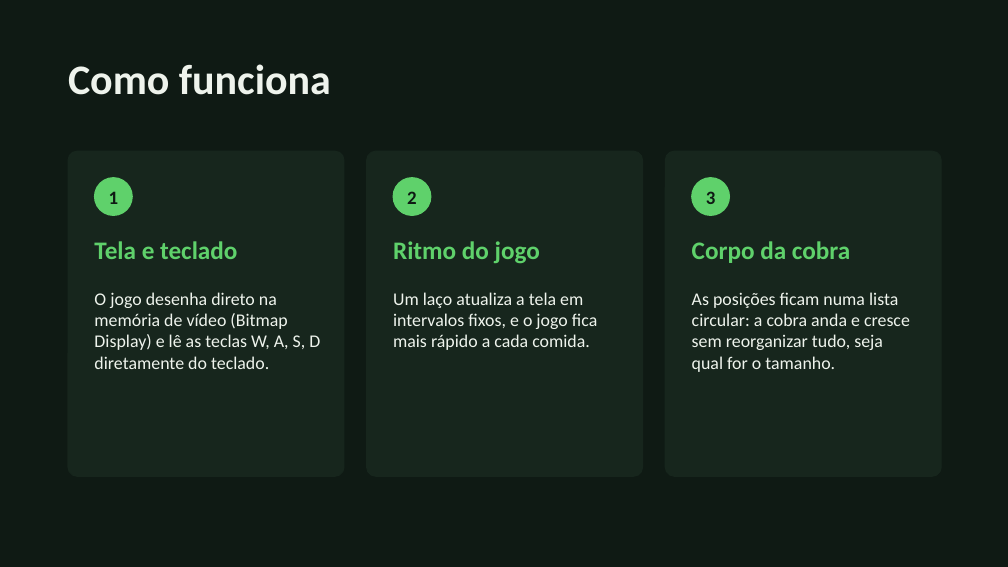
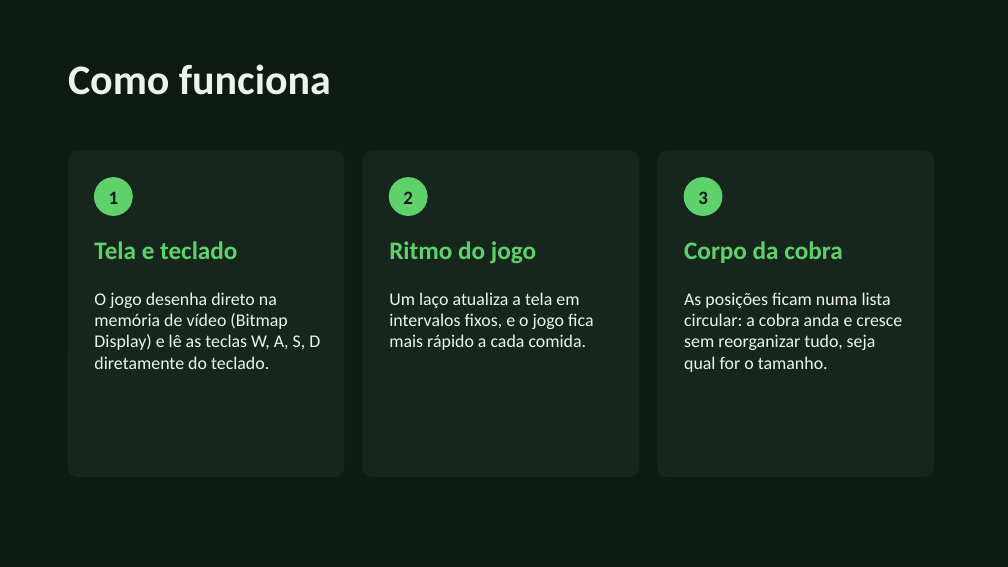
Before and after one commit to Gabrielhyds/snake-game-mips, a slide deck: slide 2 of apresentacao.pptx. Drawn at 1008x567 pixels with LibreOffice and Linux fonts; fonts in the diff are those of the drawing. Boxes give left, top, right and bottom in pixels: in the first picture for what was removed or moved away, otherwise in the second. Text is boxed around its words. In the diff, an @@ line names an element or a change of style, - is before the commit and + after.

```diff
--- a/apresentacao.pptx
+++ b/apresentacao.pptx
@@ 3 texts, 2 rounded rectangles, 1 ellipse moved together from (x1=367, y1=151, x2=941, y2=476) to (x1=363, y1=151, x2=934, y2=476) @@
@@ 3 texts, 1 ellipse moved together from (x1=692, y1=178, x2=910, y2=372) to (x1=684, y1=178, x2=902, y2=372) @@
```
Also in this commit, not shown: 2 other slides changed, 5 slides added.
